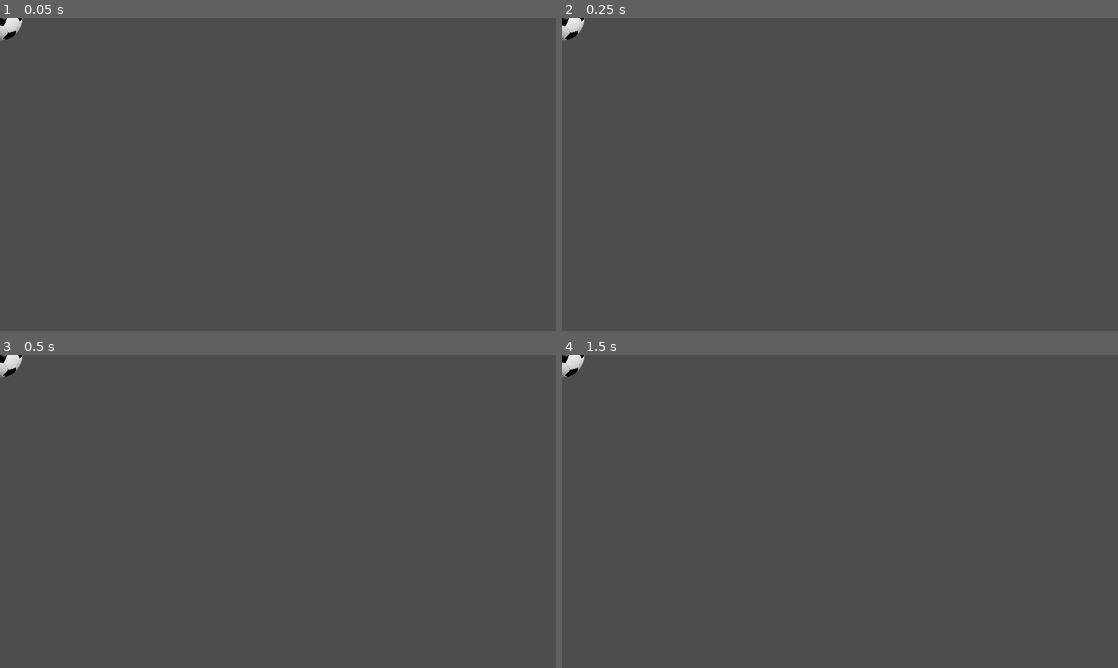
Above: before the commit, frames 1-4 (two rows, left to right).
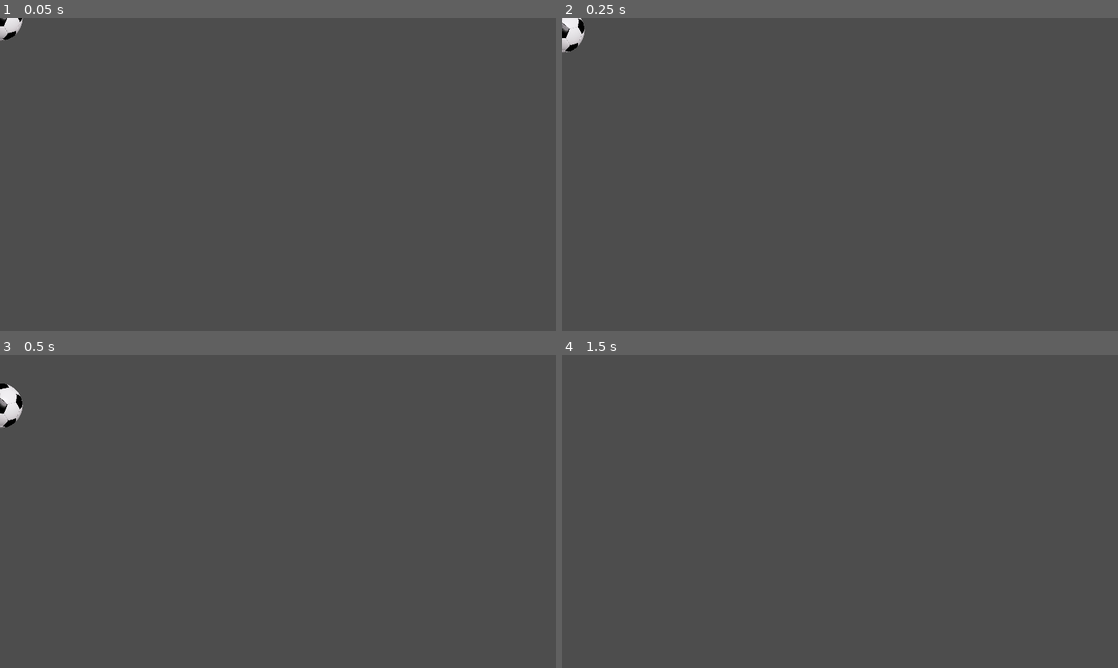
Above: after the commit, the same moments.

Repository: pacjo/ProjektFizyka
Game: Godot game, scene res://ball.tscn
The game is run twice, just before and just after one commit, with the same random seed, the same clock (stepped at 60 frames per second) and the same inputs. The project has no main scene, so this scene is started directly.
Inputs (mouse positions are in pixels of both pictures, inside the frame that each line leads up to):
- Up to frame 1 (0.05 s): no input
- Up to frame 2 (0.25 s): no input
- Up to frame 3 (0.5 s): no input
- Up to frame 4 (1.5 s): move the mouse to (962, 495) at 0.52 s; click (962, 495) at 0.67 s; drag from (728, 527) to (812, 574) at 1.27 s

The runs differ from the first frame. In frame 1, less than 0.1% of the frame differs, in the area x 0-4%, y 0-8%; in frame 2, 0.3%; in frame 3, 0.7%, in the area x 0-5%, y 0-24%; in frame 4, 0.2%.

Commit message:
add arrow to ball when dragged

Diff:
--- /dev/null
+++ b/ball.gd
@@ -0,0 +1,54 @@
+extends RigidBody2D
+
+var arrow: Line2D
+var is_dragging: bool = false
+const MIN_DRAG_DISTANCE = 30
+const MAX_ARROW_LENGTH = 150
+const VELOCITY_MULTIPLIER = 1000  # Adjust this value as needed
+
+func _ready():
+	arrow = $Line2D  # Adjust the path to your Line2D node if different
+	arrow.visible = false
+
+func _input(event):
+	if event is InputEventMouseButton:
+		if event.button_index == MOUSE_BUTTON_LEFT:
+			if event.pressed:
+				if _is_mouse_over_ball(event.global_position):
+					is_dragging = true
+					arrow.visible = false  # Start with arrow hidden until we check distance
+					handle_event(event.global_position)  # Update arrow initially to ensure correct visibility
+			else:
+				is_dragging = false
+				if arrow.visible:
+					apply_velocity(event.global_position)
+				arrow.visible = false
+	elif event is InputEventMouseMotion and is_dragging:
+		handle_event(event.global_position)
+
+func _is_mouse_over_ball(mouse_position):
+	var space_state = get_world_2d().direct_space_state
+	var query = PhysicsPointQueryParameters2D.new()
+	query.position = mouse_position
+	var result = space_state.intersect_point(query)
+	for item in result:
+		if item.collider == self:
+			return true
+	return false
+
+func handle_event(mouse_position):
+	var distance = global_position.distance_to(mouse_position)
+	# Draw arrow
+	if distance < MIN_DRAG_DISTANCE:
+		arrow.visible = false
+		return
+
+	# TODO: fix arrow movement when ball is rotating
+	var direction = (global_position - mouse_position).normalized()
+	distance = min(distance, MAX_ARROW_LENGTH)
+	arrow.points = [Vector2.ZERO, direction * distance]
+	arrow.visible = true
+
+func apply_velocity(mouse_position):
+	var direction = (global_position - mouse_position).normalized()
+	linear_velocity = direction * VELOCITY_MULTIPLIER
--- a/ball.tscn
+++ b/ball.tscn
@@ -1,11 +1,18 @@
-[gd_scene load_steps=3 format=3 uid="uid://b85lfqxj2srgy"]
+[gd_scene load_steps=5 format=3 uid="uid://b85lfqxj2srgy"]
 
+[ext_resource type="Script" path="res://ball.gd" id="1_50w73"]
 [ext_resource type="Texture2D" uid="uid://ypvharoga5yl" path="res://ball.png" id="1_a2yak"]
+
+[sub_resource type="PhysicsMaterial" id="PhysicsMaterial_mycal"]
+bounce = 0.5
 
 [sub_resource type="CircleShape2D" id="CircleShape2D_31bhf"]
 radius = 52.0865
 
-[node name="Ball" type="Area2D"]
+[node name="Ball" type="RigidBody2D"]
+mass = 0.5
+physics_material_override = SubResource("PhysicsMaterial_mycal")
+script = ExtResource("1_50w73")
 metadata/_edit_group_ = true
 
 [node name="Sprite2D" type="Sprite2D" parent="."]
@@ -15,3 +22,6 @@
 
 [node name="CollisionShape2D" type="CollisionShape2D" parent="."]
 shape = SubResource("CircleShape2D_31bhf")
+
+[node name="Line2D" type="Line2D" parent="."]
+points = PackedVector2Array(0, 0, 108, 0, 85, -21, 87, 21, 107, -1)
